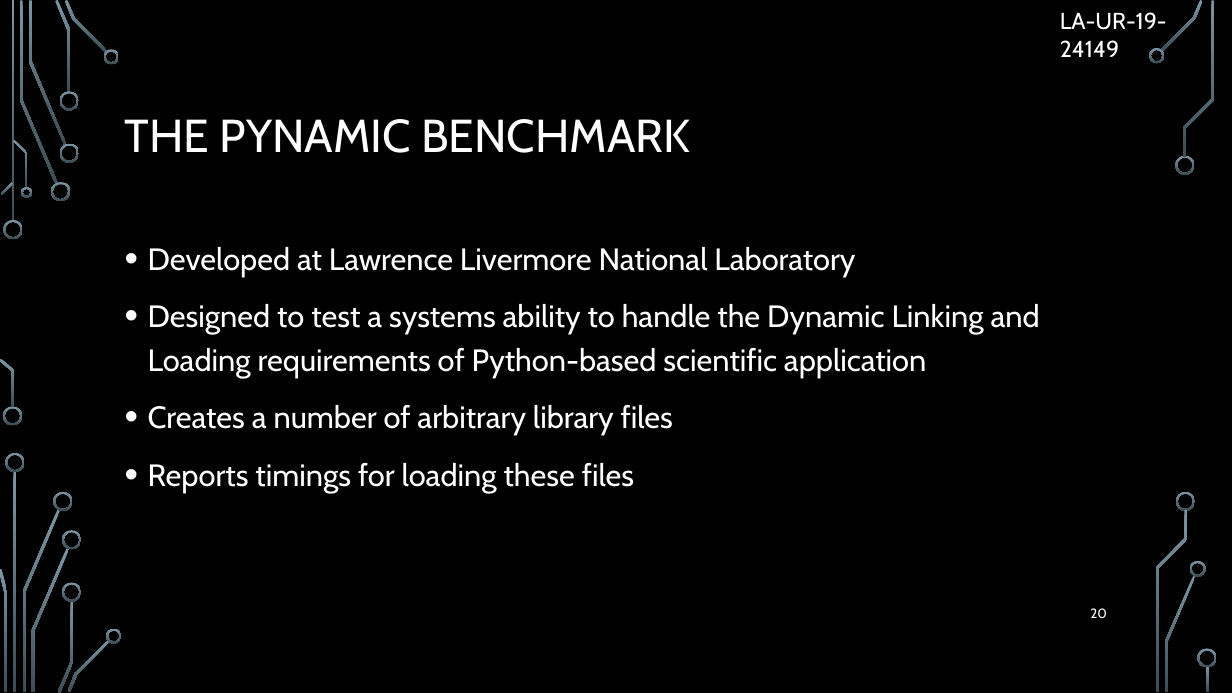
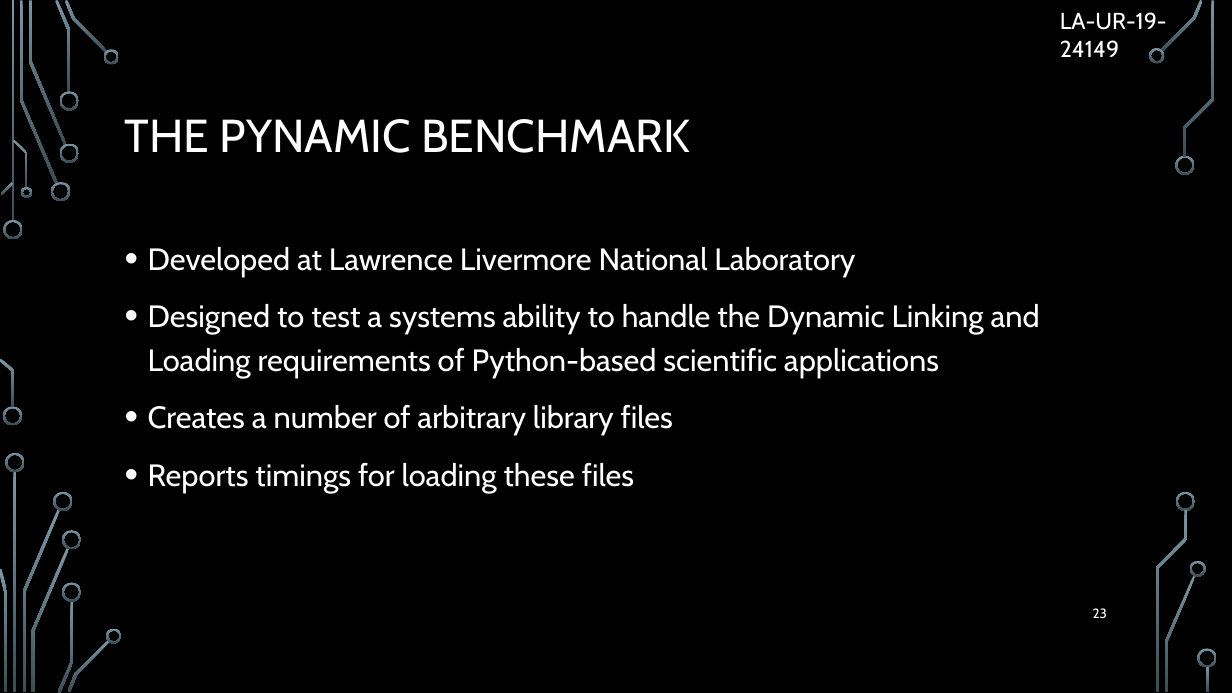
Before and after one commit to Brofessional/thesis-v2, a slide deck: slide 23 of presentation.pptx (slide 20 before the commit). Drawn at 1232x693 pixels with LibreOffice and Linux fonts; fonts in the diff are those of the drawing; background and template pictures are left out. Boxes give left, top, right and bottom in pixels: in the first picture for what was removed or moved away, otherwise in the second. Text is boxed around its words. In the diff, an @@ line names an element or a change of style, - is before the commit and + after.

```diff
--- a/presentation.pptx
+++ b/presentation.pptx
@@ text at bbox=[148, 304, 1040, 378]: text changed @@
-• Designed to test a systems ability to handle the Dynamic Linking and Loading requirements of Python-based scientific application
+• Designed to test a systems ability to handle the Dynamic Linking and Loading requirements of Python-based scientific applications
@@ page number at bbox=[1093, 608, 1107, 618]: text changed @@
-20
+23
```
Also in this commit, not shown: 11 other slides changed, 3 slides added, 1 other file.
